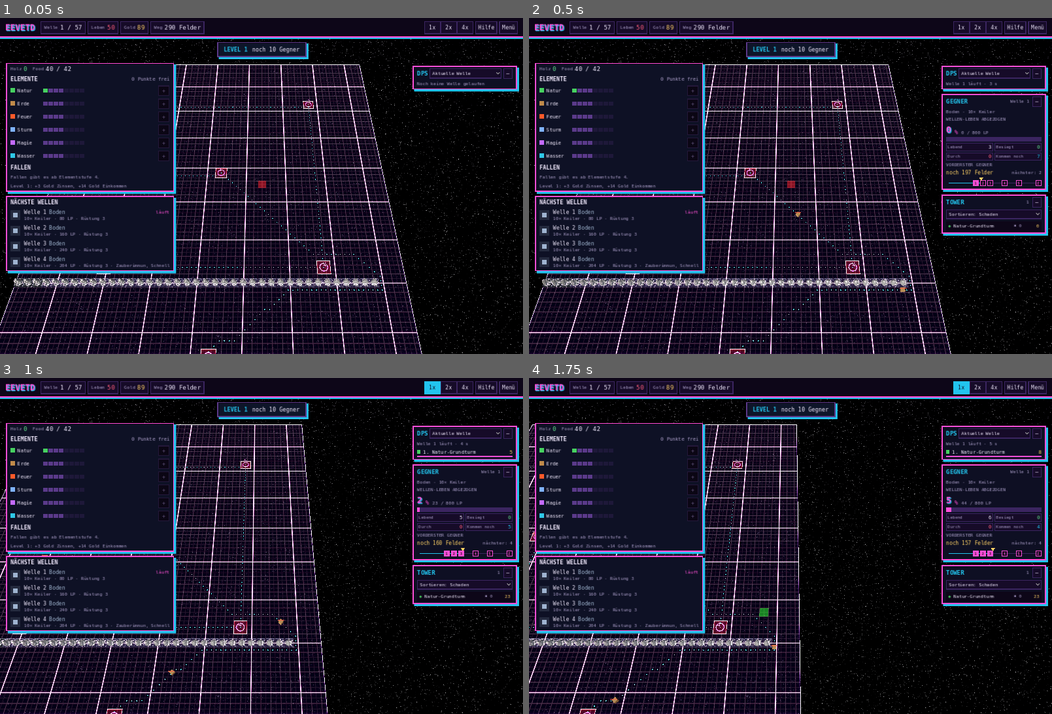
Above: before the commit, frames 1-4 (two rows, left to right).
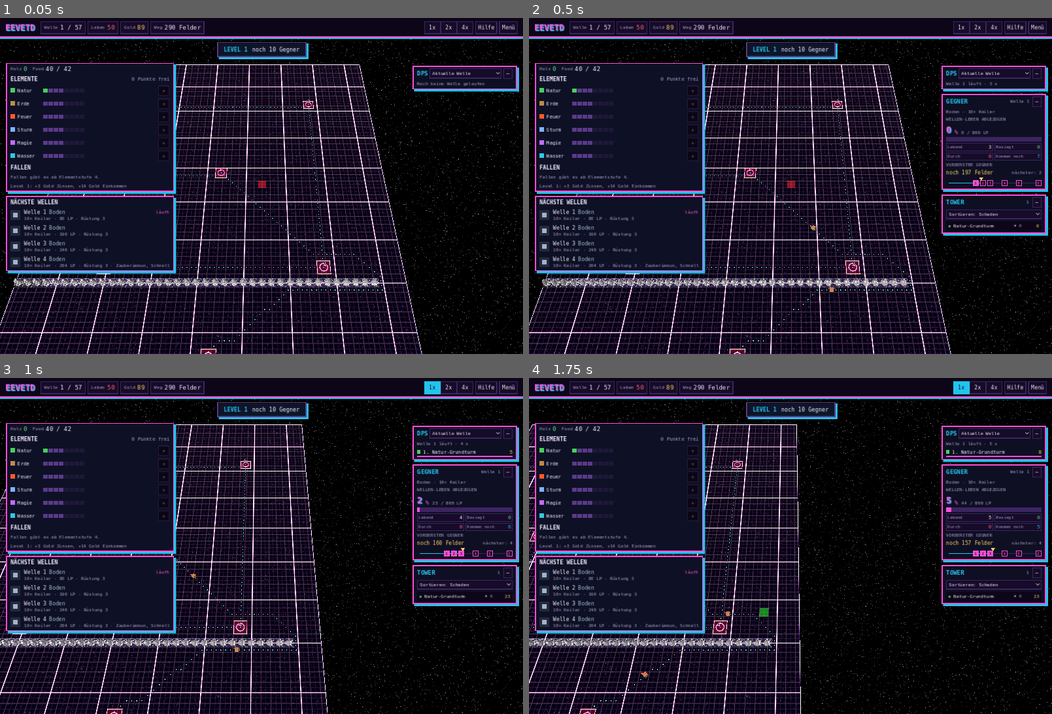
Above: after the commit, the same moments.

Repository: Tulkor/GemTD
Game: Godot game, scene res://tests/eeve_test.tscn
Two runs of this game, one before a commit and one after it. Both use one fixed random seed, a clock stepped at 60 frames per second and the inputs below. This scene is started directly instead of the project's main scene.
Inputs (mouse positions are in pixels of both pictures, inside the frame that each line leads up to):
- Up to frame 1 (0.05 s): no input
- Up to frame 2 (0.5 s): no input
- Up to frame 3 (1 s): tap Enter at 0.5 s; move the mouse to (376, 529) at 0.52 s; hold D from 0.53 s (still down); tap 1 at 0.6 s; click (376, 529) at 0.67 s; tap Space at 0.77 s
- Up to frame 4 (1.75 s): release D at 1.25 s; drag from (685, 562) to (764, 613) at 1.27 s

Frame 1 is identical in both runs. In frame 2, less than 0.1% of the frame differs, in the area x 50-73%, y 57-82%; in frame 3, less than 0.1%; in frame 4, less than 0.1%, in the area x 0-98%, y 41-97%.

Commit message:
eeveTD-Wellen wie im Original: Spawn-Abstände, Massen-Reihen, Boss-Leben, HP-Rundung
Abgleich mit dem Kartenskript von eeve! TD v1.01 (OQ, E4, Q2, ZL):
- Boden/Luft: alle 1,2 s ein Gegner (vorher 1,0 s)
- Masse und Massen-Challenge: 10 Reihen zu je 4 alle 0,15 s (vorher einzeln alle 0,35 s)
- Boss kostet 40 * (1 - r^4) Leben, r = abgezogener Lebensanteil (vorher immer 40)
- Leben je Level ganzzahlig abgeschnitten wie im Skript

Co-Authored-By: Claude Opus 5.5 (1M context) <noreply@anthropic.com>
Claude-Session: https://claude.ai/code/session_01SS7WVyUXgSNmj3m5omBzXT

Diff:
--- a/data/eeve.json
+++ b/data/eeve.json
@@ -13,7 +13,8 @@
 	"point_max": 8,
 	"element_bonus_per_level": 0.1,
 	"first_pause": 45,
-	"spawn_interval": {"normal": 1.0, "mass": 0.35, "boss": 1.0},
+	"spawn_interval": {"normal": 1.2, "mass": 0.15, "boss": 1.0},
+	"mass_row": 4,
 	"max_speed": 4.078,
 	"elements": [
 		{"id": "nature", "name": "Natur", "color": "#46d160", "strengths": "Abprall-Angriff, Gift mit Verlangsamung, Tempo-Aura", "weakness": "kein Flächenschaden"},
--- a/scripts/game/eeve_game.gd
+++ b/scripts/game/eeve_game.gd
@@ -13,6 +13,7 @@
 
 const ELEMENT_IDS := ["nature", "earth", "fire", "storm", "magic", "water"]
 const BARRICADE := "eeve_barricade"
+const ROW_GAP := 0.2  ## Versatz der Reihenplätze einer Massenwelle (Towerbreiten)
 
 var rules: Dictionary = {}
 var difficulty := 2        ## Index in rules.difficulties
@@ -190,6 +191,24 @@
 		lumber += 1
 		_note(tr("Neuer Elementpunkt und 1 Holz!"))
 	super._start_wave()
+	_queue_rows()
+
+
+## Massenwellen kommen wie im Original in Reihen (4 nebeneinander, dann 0,15 s Pause): innerhalb einer
+## Reihe ohne Abstand, die Reihenplätze laufen leicht versetzt los (_spawn_enemy).
+func _queue_rows() -> void:
+	var slot := 0
+	for i in spawn_queue.size():
+		var g: Dictionary = spawn_queue[i]
+		var row := int(g.get("row", 1))
+		if row <= 1:
+			continue
+		var c := g.duplicate()
+		c["row_slot"] = slot
+		if slot < row - 1:
+			c["interval"] = 0.0
+		spawn_queue[i] = c
+		slot = (slot + 1) % row
 
 
 func _start_wave() -> void:
@@ -255,6 +274,24 @@
 		e.spell_factor = 0.0
 	if props.has("reduct"):
 		e.hit_reduction = float(EeveWaves.prop(rules, "reduct").get("reduction", 15))
+
+
+## Reihenplätze 2–4 einer Massenwelle starten ein Stück weiter vorn, damit sie nicht genau übereinander liegen.
+func _spawn_enemy(g: Dictionary, lane := -1) -> void:
+	var before := enemies.size()
+	super._spawn_enemy(g, lane)
+	var slot := int(g.get("row_slot", 0))
+	if slot > 0:
+		for i in range(before, enemies.size()):
+			enemies[i].place_on_path(slot * ROW_GAP)
+
+
+## Ein Boss kostet wie im Original 40 · (1 − r⁴) Leben, r = Anteil der schon abgezogenen Leben.
+func on_enemy_leaked(e: Enemy) -> void:
+	if e.boss and e.damage > 0 and e.max_hp > 0.0:
+		var r := clampf(1.0 - e.hp / e.max_hp, 0.0, 1.0)
+		e.damage = int(e.damage * (1.0 - pow(r, 4)))
+	super.on_enemy_leaked(e)
 
 
 func queued_hp() -> float:
--- a/scripts/game/eeve_waves.gd
+++ b/scripts/game/eeve_waves.gd
@@ -6,6 +6,7 @@
 ##   in beiden Zweigen zu 35 % die Masse-Variante. Dazu ab Level 4 null bis zwei Eigenschaften.
 ## Leben je Gegner: HP(L) = (HP_Basis − (L_Ende − L) · k · f_Typ) · f_Schwierigkeit · f_Eigenschaften,
 ## k = 100 · Stufe² (Boden, Boss) bzw. (75 + 25 · Stufe) · Stufe (Luft), Stufe = abgerundet(L / 5,5) + 1.
+## Abstände wie im Kartenskript: Boden und Luft alle 1,2 s einer, Masse in 10 Reihen zu je 4 alle 0,15 s.
 
 const TYPE_LABELS := {"ground": "Boden", "ground_mass": "Masse", "air": "Flieger", "air_mass": "Masse", "boss": "Boss",
 		"challenge": "Challenge"}
@@ -91,7 +92,8 @@
 			waves.append({"type": "Challenge", "eeve": {"kind": "challenge", "stage": stage, "props": []}, "groups": [{
 				"enemy": str(c.enemy), "count": int(c.count), "hp": float(cd.get("hp", 1000)),
 				"armor": float(cd.get("armor", 0)) + armor_bonus, "damage": 0,
-				"interval": float(interval.get("mass" if int(c.count) > 1 else "boss", 1.0)), "props": []}]})
+				"interval": float(interval.get("mass" if int(c.count) > 1 else "boss", 1.0)),
+				"row": int(rules.get("mass_row", 1)) if int(c.count) > 1 else 1, "props": []}]})
 			continue
 		var kind := roll_kind(rules, level, r)
 		var props := roll_props(rules, level, kind, r)
@@ -99,19 +101,22 @@
 		var d: Dictionary = Database.enemies.get(id, {})
 		var wt: Dictionary = rules.get("wave_types", {}).get(kind, {})
 		var k := 100.0 * stage * stage if str(wt.get("k", "ground")) == "ground" else (75.0 + 25.0 * stage) * stage
-		var hp := float(d.get("hp", 100)) - (stage_end(stage) - level) * k * float(wt.get("hp_factor", 1.0))
-		hp *= float(diff.get("hp", 1.0))
+		# Ganzzahlig und abgeschnitten wie im Kartenskript (R2I nach jedem Schritt)
+		var cut := int(int((stage_end(stage) - level) * k) * float(wt.get("hp_factor", 1.0)))
+		var hp := float(int((int(d.get("hp", 100)) - cut) * float(diff.get("hp", 1.0))))
+		var prop_factor := 1.0
 		var armor := float(d.get("armor", 0)) + armor_bonus
 		var speed := float(d.get("speed", 2.3))
 		for pid in props:
 			var p := prop(rules, pid)
-			hp *= float(p.get("hp", 1.0))
+			prop_factor *= float(p.get("hp", 1.0))
 			armor += float(p.get("armor", 0))
 			speed += float(p.get("speed", 0))
+		hp = float(int(hp * prop_factor))
 		speed = minf(speed, float(rules.get("max_speed", 4.078)))
 		var mass := kind.ends_with("_mass")
 		waves.append({"type": TYPE_LABELS.get(kind, "Boden"), "eeve": {"kind": kind, "stage": stage, "props": props}, "groups": [{
 			"enemy": id, "count": int(wt.get("count", 10)), "hp": maxf(roundf(hp), 1.0), "armor": armor, "speed": speed,
 			"interval": float(interval.get("mass" if mass else ("boss" if kind == "boss" else "normal"), 1.0)),
-			"props": props}]})
+			"row": int(rules.get("mass_row", 1)) if mass else 1, "props": props}]})
 	return waves
--- a/tests/eeve_test.gd
+++ b/tests/eeve_test.gd
@@ -57,6 +57,16 @@
 	# 20 % Boss, 25 % Luft-Zweig, 55 % Boden-Zweig, in den Zweigen 35 % Masse
 	check(absi(types.get("boss", 0) - 400) < 80 and absi(types.get("air", 0) + types.get("air_mass", 0) - 500) < 90
 		and absi(types.get("ground", 0) - 715) < 100, "Wellentypen gewürfelt: %s" % [types])
+	# Abstände wie im Original: Boden/Luft 1,2 s, Masse in Reihen zu 4 alle 0,15 s
+	var mass_wave := {}
+	for w in waves:
+		if str(w.eeve.kind).ends_with("_mass"):
+			mass_wave = w
+			break
+	check(is_equal_approx(float(waves[0].groups[0].interval), 1.2), "Level 1: alle 1,2 s ein Gegner")
+	check(mass_wave.is_empty() or (int(mass_wave.groups[0].count) == 40 and int(mass_wave.groups[0].row) == 4
+		and is_equal_approx(float(mass_wave.groups[0].interval), 0.15)), "Masse: 40 Gegner, Reihen zu 4 alle 0,15 s")
+	check(int(waves[54].groups[0].row) == 4 and int(waves[55].groups[0].row) == 1, "Massen-Challenge in Reihen, Luft-Challenge einzeln")
 	check(is_equal_approx(Database.damage_factor("electric", "eeve_small"), 1.2) and is_equal_approx(Database.damage_factor("spells", "eeve_hero"), 0.5),
 		"Schadenstabelle aus der Karte")
 
@@ -94,6 +104,14 @@
 	game.submit({"type": "start_level"})
 	await get_tree().process_frame
 	check(game.phase == game.Phase.WAVE, "Level 1 läuft")
+	var saved_queue: Array = game.spawn_queue.duplicate()
+	game.spawn_queue = []
+	for i in 8:
+		game.spawn_queue.append({"enemy": "eeve_huhn", "count": 8, "interval": 0.15, "row": 4})
+	game._queue_rows()
+	check(is_zero_approx(float(game.spawn_queue[0].interval)) and is_equal_approx(float(game.spawn_queue[3].interval), 0.15)
+		and int(game.spawn_queue[5].row_slot) == 1, "Massenwelle: 4 Gegner je Reihe ohne Abstand, dann 0,15 s")
+	game.spawn_queue = saved_queue
 	check(game.gold == gold_before + floori(gold_before * 0.05) + 14, "Zinsen und Einkommen zu Level 1 (%d → %d)" % [gold_before, game.gold])
 	Engine.time_scale = 8.0
 	var frames := 0
